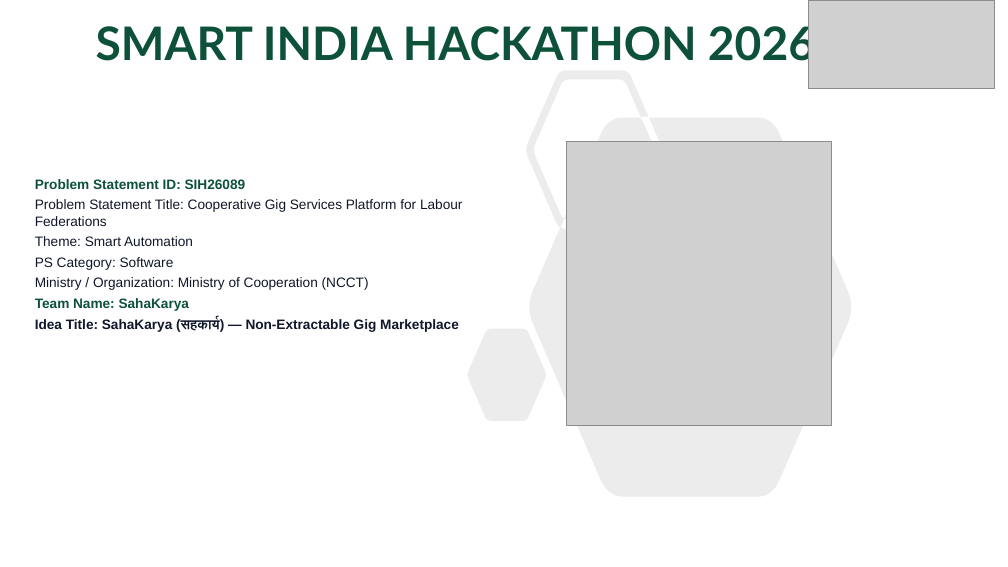
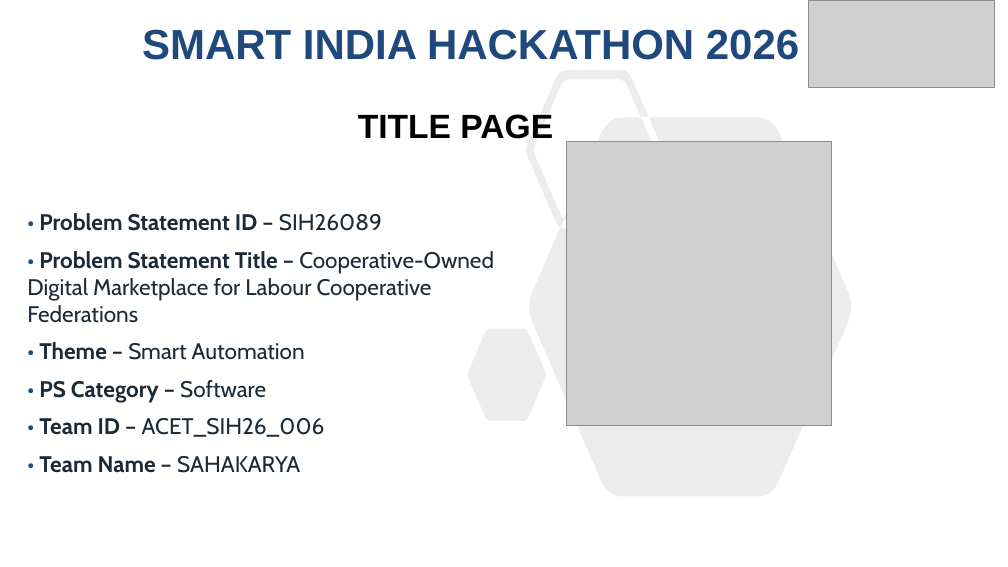
Before and after one commit to NandiVardhan2007/SahaKarya, a slide deck: slide 1 of public/downloads/SIH2026_PS26089_Presentation.pptx. Drawn at 1008x567 pixels with LibreOffice and Linux fonts; fonts in the diff are those of the drawing; grey boxes stand for pictures. Boxes give left, top, right and bottom in pixels: in the first picture for what was removed or moved away, otherwise in the second. Text is boxed around its words. In the diff, an @@ line names an element or a change of style, - is before the commit and + after.

Commit message:
chore: update presentation deck from SAHAKARYA.pptx and refine wording across components

```diff
--- a/public/downloads/SIH2026_PS26089_Presentation.pptx
+++ b/public/downloads/SIH2026_PS26089_Presentation.pptx
@@ title "SMART INDIA HACKATHON 2026": place and size @@
-title "SMART INDIA HACKATHON 2026" at (96,20,815,69)
+title "SMART INDIA HACKATHON 2026" at (142,29,799,60)
@@ title "SMART INDIA HACKATHON 2026" at (142,29,799,60): size 44 to 40 pt, font Lato to Arial, text colour #0D5238 to #1F497D @@
@@ freeform shape at (468,70,851,497): outline redrawn @@
@@ text added at (358,114,553,139), 32 pt, text #000000, bold @@
+TITLE PAGE
@@ text at (27,213,494,473): text changed; size 13 to 21.5 pt; font Arial to Cabin; text colour #0F172A to #1B2A38 @@
-Problem Statement ID: SIH26089
-Problem Statement Title: Cooperative Gig Services Platform for Labour Federations
-Theme: Smart Automation
-PS Category: Software
-Ministry / Organization: Ministry of Cooperation (NCCT)
-Team Name: SahaKarya
-Idea Title: SahaKarya (सहकार्य) — Non-Extractable Gig Marketplace
+• Problem Statement ID – SIH26089
+• Problem Statement Title – Cooperative-Owned Digital Marketplace for Labour Cooperative Federations
+• Theme – Smart Automation
+• PS Category – Software
+• Team ID – ACET_SIH26_006
+• Team Name – SAHAKARYA
```
Also in this commit, not shown: 5 slides added, 5 slides removed, 5 other files.
